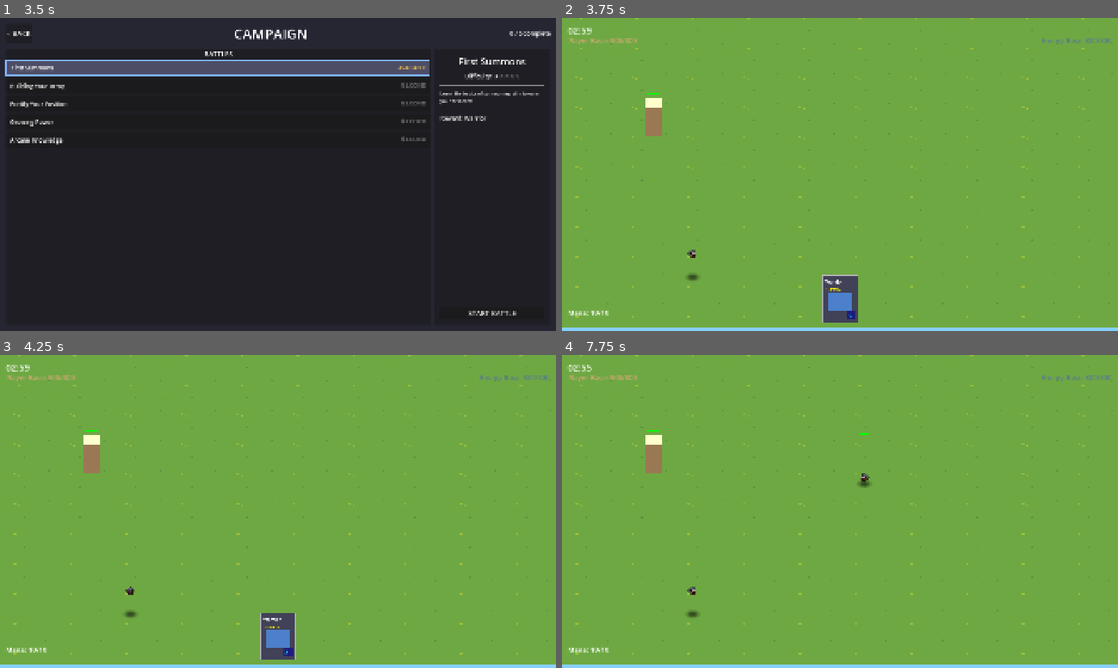
Above: before the commit, frames 1-4 (two rows, left to right).
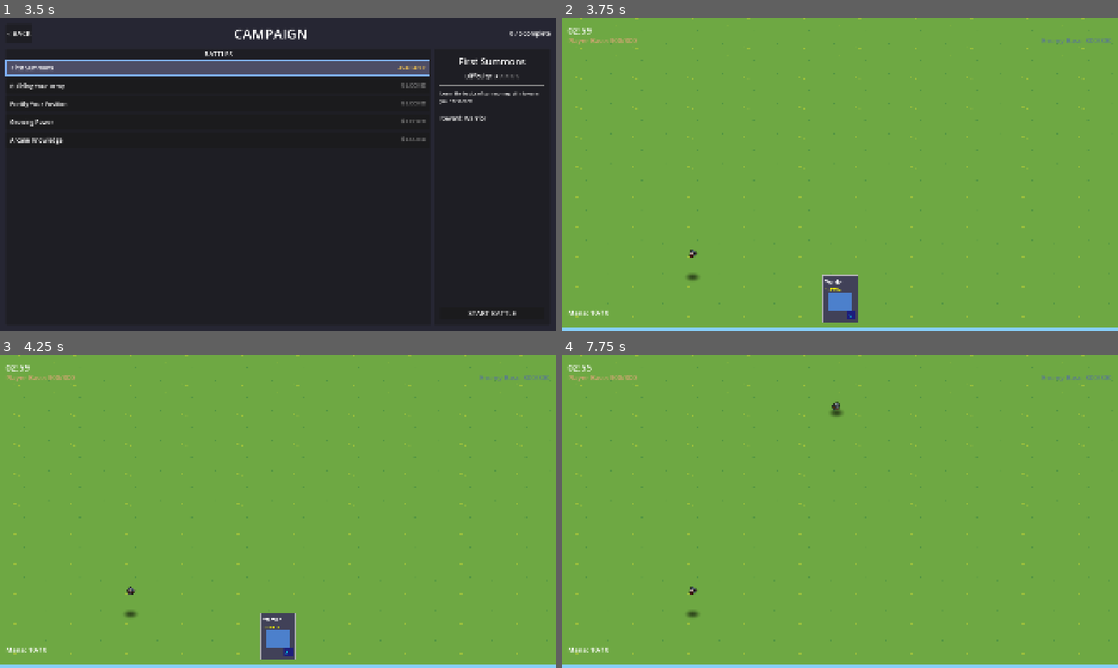
Above: after the commit, the same moments.

Repository: amari-charles/project-summoner
Game: Godot game, scene res://scenes/ui/main_menu.tscn
Two runs of this game, one before a commit and one after it. Both use one fixed random seed, a clock stepped at 60 frames per second and the inputs below.
Inputs (mouse positions are in pixels of both pictures, inside the frame that each line leads up to):
- Up to frame 1 (3.5 s): click "PLAY" at 0.5 s; click "SELECT" at 1.25 s; click "CHOOSE WARRIOR" at 2 s; click (216, 68) at 2.75 s
- Up to frame 2 (3.75 s): click "START BATTLE" at 3.5 s
- Up to frame 3 (4.25 s): no input
- Up to frame 4 (7.75 s): tap Enter at 4.25 s; drag from (840, 636) to (895, 442) at 4.27 s; drag from (728, 527) to (812, 574) at 5.02 s; move the mouse to (895, 442) at 5.77 s; tap 1 at 5.85, 7.35 s; click (895, 442) at 5.92 s; drag from (812, 574) to (673, 464) at 6.52 s; move the mouse to (1006, 558) at 7.27 s; click (1006, 558) at 7.42 s

Frame 1 is identical in both runs. In frame 2, 0.4% of the frame differs, in the area x 15-25%, y 24-77%; in frame 3, 0.4%; in frame 4, 0.6%, in the area x 15-56%, y 14-77%.

Commit message:
Fix base placement for 2x battlefield and correct position inversions
Updated all base/summoner positions for doubled battlefield size:
- Scaled from ±29 to ±58 (2x for 254×143 field)
- Fixed inversion bug where player/enemy were backwards

Changes:
1. base_battlefield_3d.tscn: spawn markers ±29 → ±58
2. base_battlefield_3d.gd: spawn positions ±29 → ±58
3. test_battle_vfx.tscn: player 29→-58, enemy -29→58
4. campaign_battle_3d.tscn: player 29→-58, enemy -29→58

Bases now positioned correctly at 81% depth (same ratio as before)
on both near (player: Z=-58) and far (enemy: Z=58) sides.

🤖 Generated with [Claude Code](https://claude.com/claude-code)

Co-Authored-By: Claude <noreply@anthropic.com>

Diff:
--- a/scenes/battlefield/base_battlefield_3d.tscn
+++ b/scenes/battlefield/base_battlefield_3d.tscn
@@ -48,7 +48,7 @@
 [node name="EffectsLayer" type="Node3D" parent="."]
 
 [node name="PlayerSpawnMarker" type="Marker3D" parent="."]
-transform = Transform3D(1, 0, 0, 0, 1, 0, 0, 0, 1, 0, 0, -29)
+transform = Transform3D(1, 0, 0, 0, 1, 0, 0, 0, 1, 0, 0, -58)
 
 [node name="EnemySpawnMarker" type="Marker3D" parent="."]
-transform = Transform3D(1, 0, 0, 0, 1, 0, 0, 0, 1, 0, 0, 29)
+transform = Transform3D(1, 0, 0, 0, 1, 0, 0, 0, 1, 0, 0, 58)
--- a/scenes/battlefield/campaign_battle_3d.tscn
+++ b/scenes/battlefield/campaign_battle_3d.tscn
@@ -14,22 +14,22 @@
 [node name="BaseBattlefield3D" parent="." instance=ExtResource("1_battlefield")]
 
 [node name="PlayerSummoner" type="Node3D" parent="." groups=["player_summoners", "summoners"]]
-transform = Transform3D(1, 0, 0, 0, 1, 0, 0, 0, 1, 0, 1, 29)
+transform = Transform3D(1, 0, 0, 0, 1, 0, 0, 0, 1, 0, 1, -58)
 script = ExtResource("3_summoner")
 team = 0
 load_deck_from_profile = true
 
 [node name="EnemySummoner" type="Node3D" parent="." groups=["enemy_summoners", "summoners"]]
-transform = Transform3D(1, 0, 0, 0, 1, 0, 0, 0, 1, 0, 1, -29)
+transform = Transform3D(1, 0, 0, 0, 1, 0, 0, 0, 1, 0, 1, 58)
 script = ExtResource("3_summoner")
 team = 1
 load_enemy_deck_from_campaign = true
 
 [node name="PlayerBase3D" parent="." instance=ExtResource("4_player_base")]
-transform = Transform3D(1, 0, 0, 0, 1, 0, 0, 0, 1, 0, 2, 29)
+transform = Transform3D(1, 0, 0, 0, 1, 0, 0, 0, 1, 0, 2, -58)
 
 [node name="EnemyBase3D" parent="." instance=ExtResource("5_enemy_base")]
-transform = Transform3D(1, 0, 0, 0, 1, 0, 0, 0, 1, 0, 2, -29)
+transform = Transform3D(1, 0, 0, 0, 1, 0, 0, 0, 1, 0, 2, 58)
 
 [node name="UI" type="CanvasLayer" parent="."]
 
--- a/scenes/battlefield/test_battle_vfx.tscn
+++ b/scenes/battlefield/test_battle_vfx.tscn
@@ -14,19 +14,19 @@
 [node name="BaseBattlefield3D" parent="." instance=ExtResource("1_battlefield")]
 
 [node name="PlayerSummoner" type="Node3D" parent="." groups=["player_summoners", "summoners"]]
-transform = Transform3D(1, 0, 0, 0, 1, 0, 0, 0, 1, 0, 1, 29)
+transform = Transform3D(1, 0, 0, 0, 1, 0, 0, 0, 1, 0, 1, -58)
 script = ExtResource("3_summoner")
 
 [node name="EnemySummoner" type="Node3D" parent="." groups=["enemy_summoners", "summoners"]]
-transform = Transform3D(1, 0, 0, 0, 1, 0, 0, 0, 1, 0, 1, -29)
+transform = Transform3D(1, 0, 0, 0, 1, 0, 0, 0, 1, 0, 1, 58)
 script = ExtResource("3_summoner")
 team = 1
 
 [node name="PlayerBase3D" parent="." instance=ExtResource("4_player_base")]
-transform = Transform3D(1, 0, 0, 0, 1, 0, 0, 0, 1, 0, 2, 29)
+transform = Transform3D(1, 0, 0, 0, 1, 0, 0, 0, 1, 0, 2, -58)
 
 [node name="EnemyBase3D" parent="." instance=ExtResource("5_enemy_base")]
-transform = Transform3D(1, 0, 0, 0, 1, 0, 0, 0, 1, 0, 2, -29)
+transform = Transform3D(1, 0, 0, 0, 1, 0, 0, 0, 1, 0, 2, 58)
 
 [node name="UI" type="CanvasLayer" parent="."]
 
--- a/scripts/battlefield/base_battlefield_3d.gd
+++ b/scripts/battlefield/base_battlefield_3d.gd
@@ -16,8 +16,8 @@
 
 # Battlefield layout
 @export_group("Layout")
-@export var player_spawn_position: Vector3 = Vector3(0, 0, -29)
-@export var enemy_spawn_position: Vector3 = Vector3(0, 0, 29)
+@export var player_spawn_position: Vector3 = Vector3(0, 0, -58)
+@export var enemy_spawn_position: Vector3 = Vector3(0, 0, 58)
 
 @onready var world_environment: WorldEnvironment = $WorldEnvironment
 @onready var camera: Camera3D = $Camera3D
